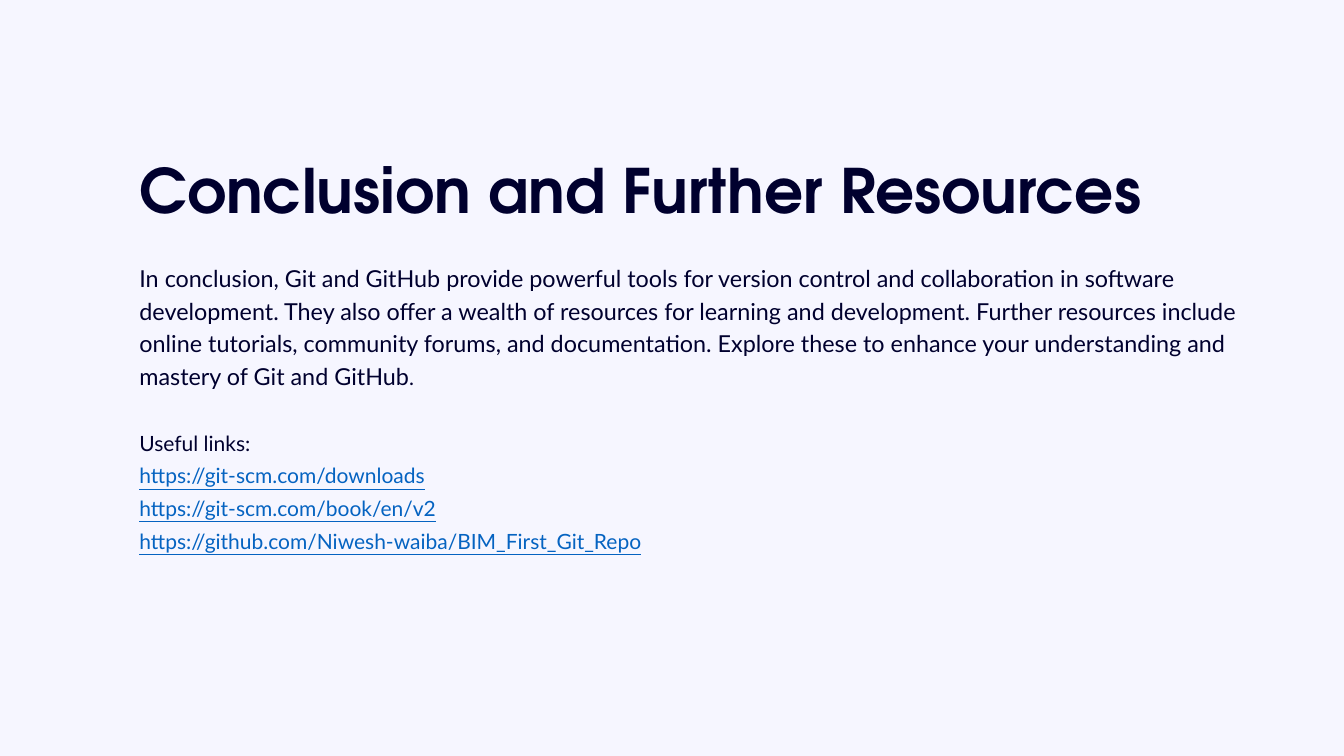
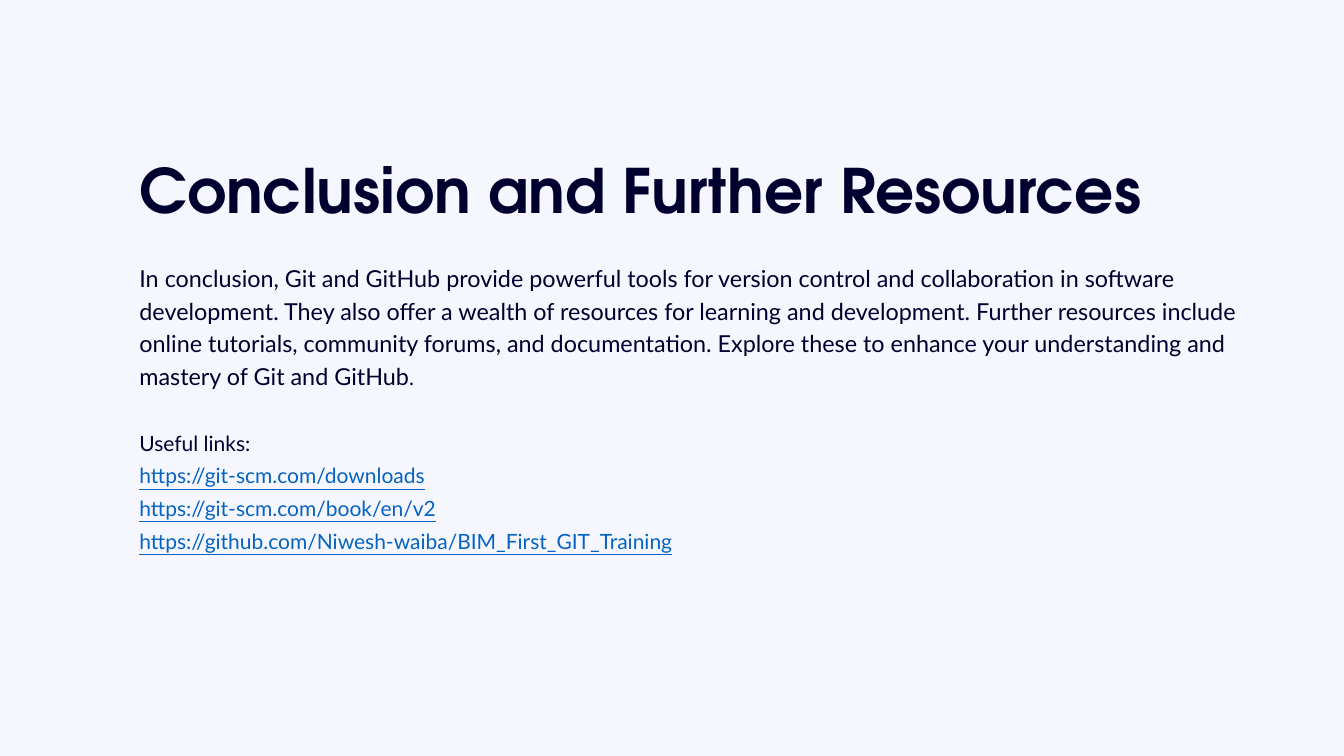
Before and after one commit to Niwesh-waiba/BIM_First_GIT_Training, a slide deck: slide 11 of Git Training 2024.pptx. Drawn at 1344x756 pixels with LibreOffice and Linux fonts; fonts in the diff are those of the drawing; background and template pictures are left out. Boxes give left, top, right and bottom in pixels: in the first picture for what was removed or moved away, otherwise in the second. Text is boxed around its words. In the diff, an @@ line names an element or a change of style, - is before the commit and + after.

Commit message:
git training pdf updated

```diff
--- a/Git Training 2024.pptx
+++ b/Git Training 2024.pptx
@@ text at (x1=139, y1=533, x2=672, y2=553): text changed @@
-https://github.com/Niwesh-waiba/BIM_First_Git_Repo
+https://github.com/Niwesh-waiba/BIM_First_GIT_Training
```
